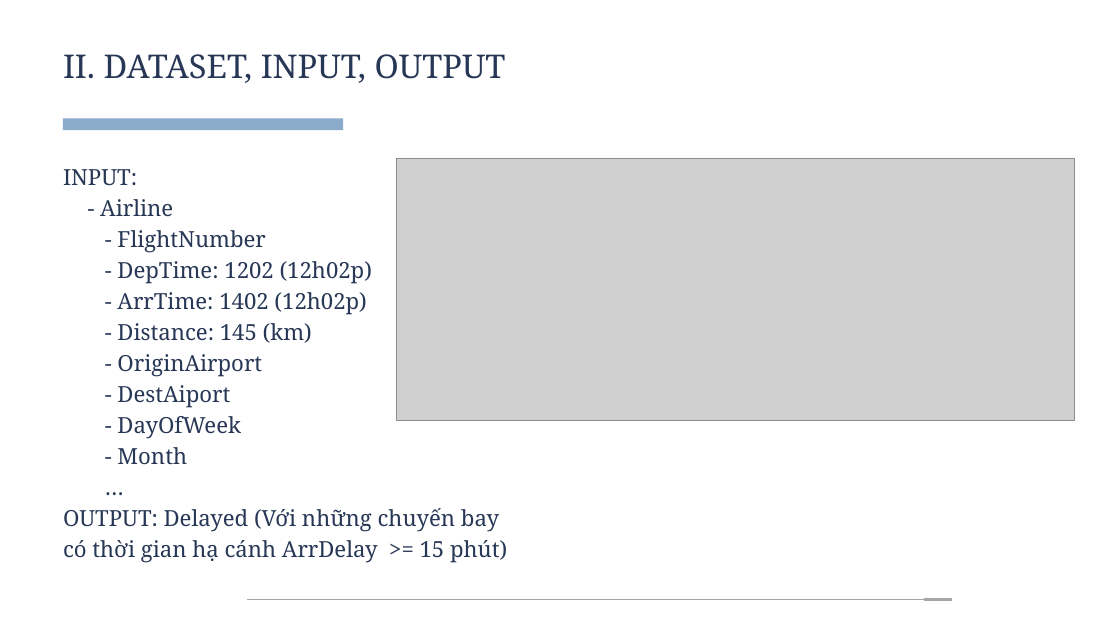
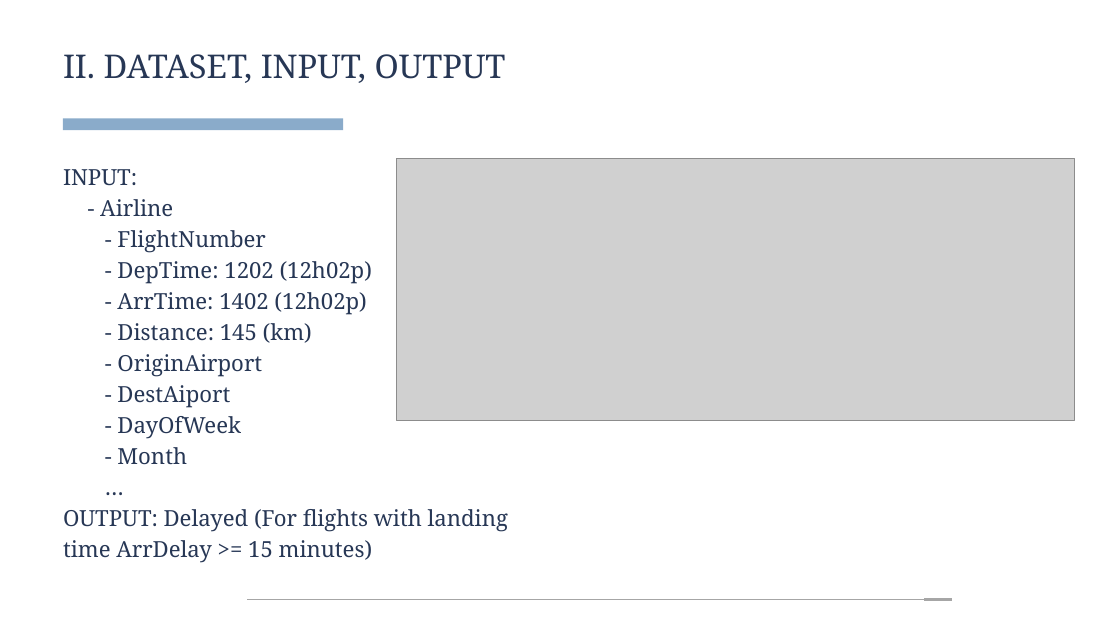
Before and after one commit to n0aHVN/Nhom01_BDML_02, a slide deck: slide 5 of Presentation/Nhom01.pptx. Drawn at 1120x630 pixels with LibreOffice and Linux fonts; fonts in the diff are those of the drawing; grey boxes stand for pictures. Boxes give left, top, right and bottom in pixels: in the first picture for what was removed or moved away, otherwise in the second. Text is boxed around its words. In the diff, an @@ line names an element or a change of style, - is before the commit and + after.

```diff
--- a/Presentation/Nhom01.pptx
+++ b/Presentation/Nhom01.pptx
@@ text at (x1=63, y1=509, x2=508, y2=563): text changed @@
-OUTPUT: Delayed (Với những chuyến bay có thời gian hạ cánh ArrDelay >= 15 phút)
+OUTPUT: Delayed (For flights with landing time ArrDelay >= 15 minutes)
```
